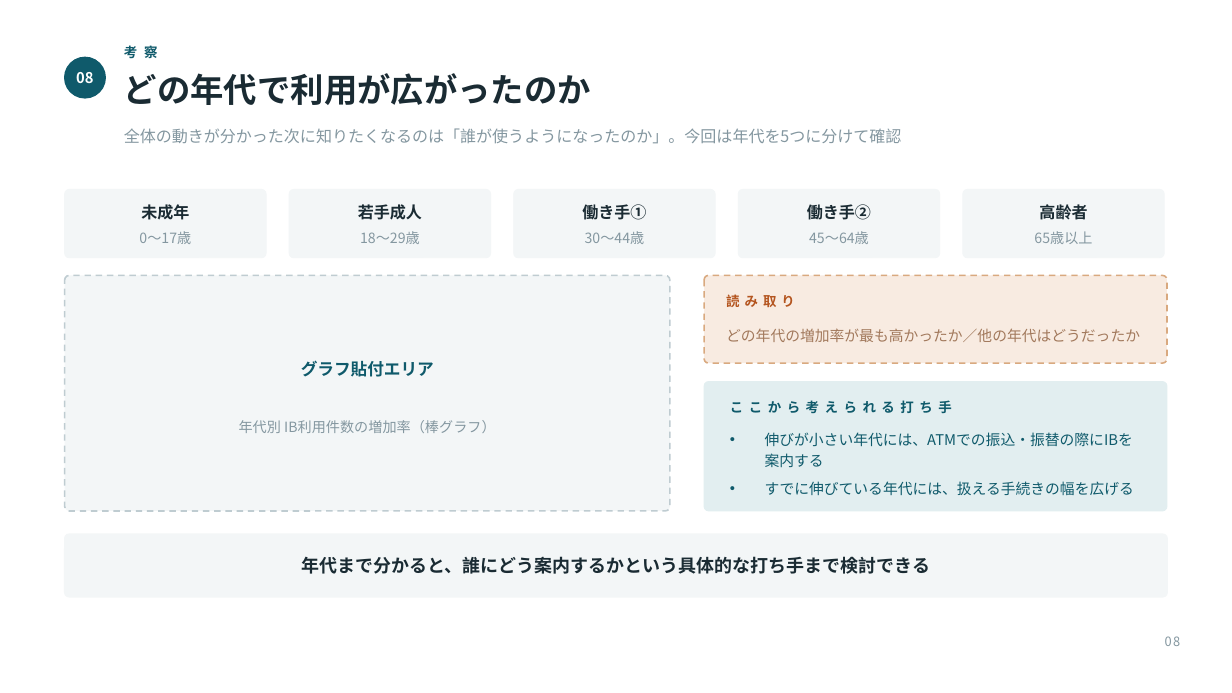
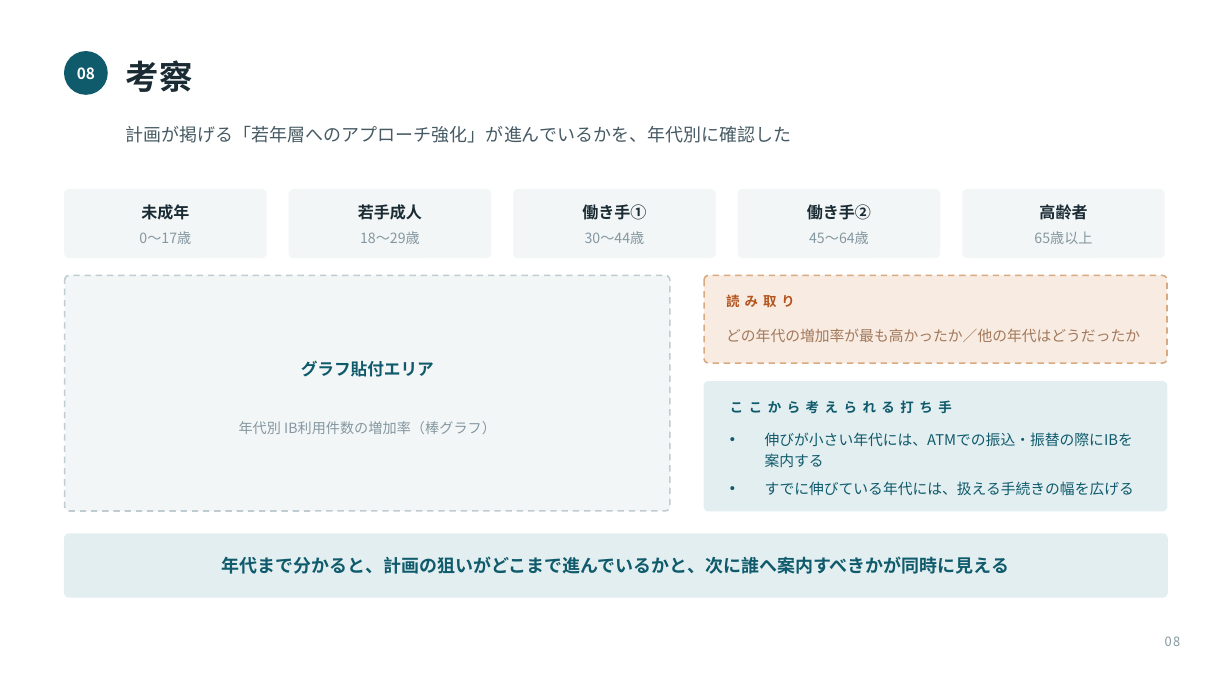
Before and after one commit to takumi66666/my-website, a slide deck: slide 8 of presentation/DYNATREK_成果発表.pptx. Drawn at 1232x693 pixels with LibreOffice and Linux fonts; fonts in the diff are those of the drawing. Boxes give left, top, right and bottom in pixels: in the first picture for what was removed or moved away, otherwise in the second. Text is boxed around its words. In the diff, an @@ line names an element or a change of style, - is before the commit and + after.

```diff
--- a/presentation/DYNATREK_成果発表.pptx
+++ b/presentation/DYNATREK_成果発表.pptx
@@ text "08" at <box>77,67,95,79</box>: size 11.5 to 12 pt @@
@@ ellipse: place and size @@
-ellipse at <box>65,57,105,98</box>
+ellipse at <box>65,52,107,94</box>
@@ text removed at <box>124,73,591,105</box> @@
-どの年代で利用が広がったのか
@@ text at <box>126,60,193,92</box>: text changed; size 10.5 to 26 pt; text colour #0F5A6B to #1A2B33 @@
-考 察
+考察
@@ text at <box>126,126,791,143</box>: text changed; size 12.5 to 14 pt; text colour #8497A0 to #465A63 @@
-全体の動きが分かった次に知りたくなるのは「誰が使うようになったのか」。今回は年代を5つに分けて確認
+計画が掲げる「若年層へのアプローチ強化」が進んでいるかを、年代別に確認した
@@ rounded rectangle at <box>65,534,1167,597</box>: fill #F3F6F7 to #E2EEF0; outline #F3F6F7 1 pt to #E2EEF0 1 pt @@
@@ text at <box>222,556,1009,574</box>: text changed; text colour #1A2B33 to #0F5A6B @@
-年代まで分かると、誰にどう案内するかという具体的な打ち手まで検討できる
+年代まで分かると、計画の狙いがどこまで進んでいるかと、次に誰へ案内すべきかが同時に見える
```
Also in this commit, not shown: 8 other slides changed, 1 other file.
